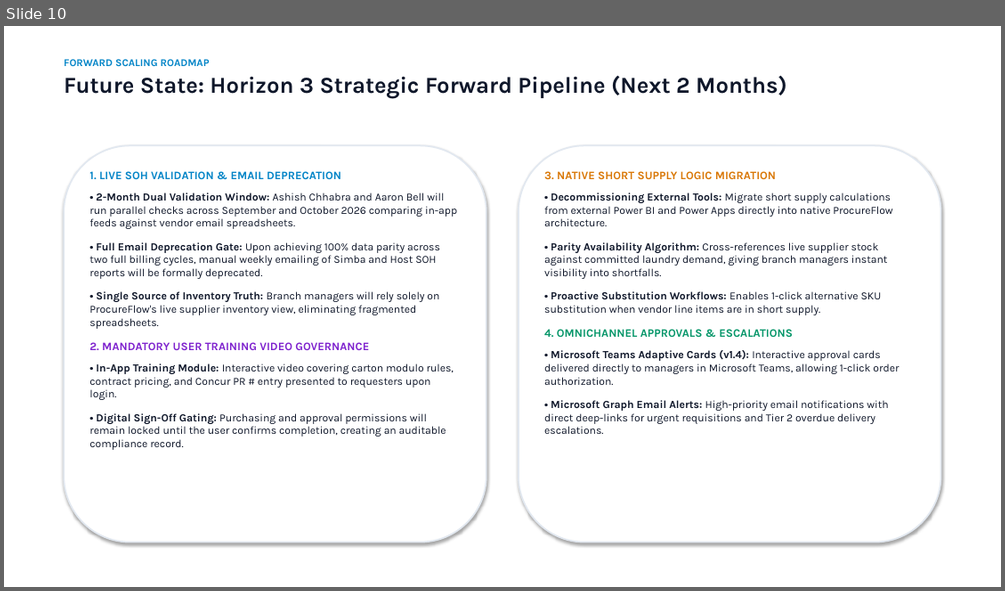
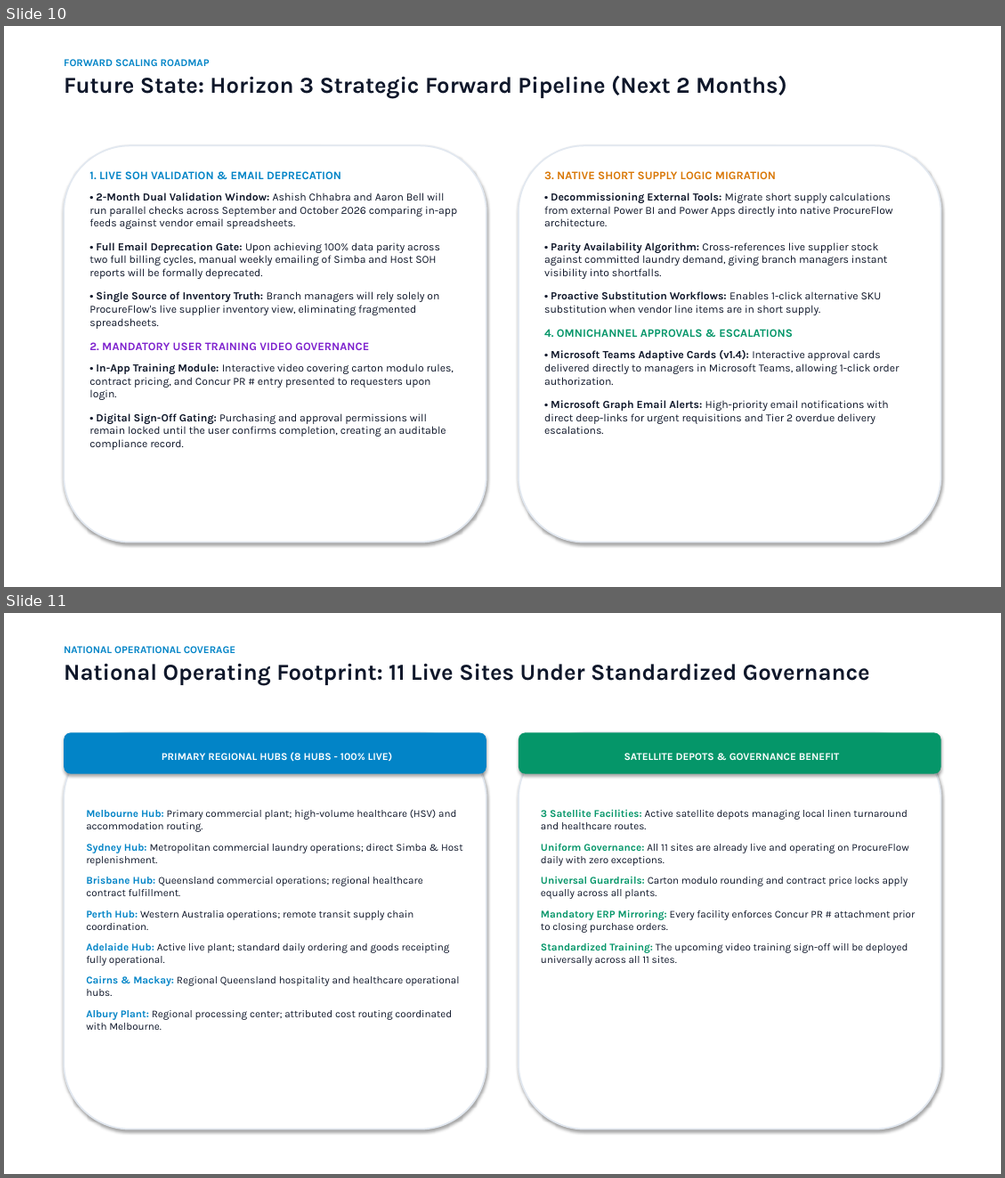
Before and after one commit to SPLGit-Project/ProcureFlow-App, a slide deck: docs/ProcureFlow_Executive_Roadmap.pptx. Shown one above the other, each under a label of ours: slide 10 before the commit, slides 10 and 11 after it. The pictures are 1005x591 and 1005x1178 pixels, drawn with LibreOffice and Linux fonts; fonts in the diff are those of the drawing. Boxes give left, top, right and bottom in pixels: in the first picture for what was removed or moved away, otherwise in the second. Text is boxed around its words. In the diff, an @@ line names an element or a change of style, - is before the commit and + after.

Commit message:
docs: remove workshop schedule and Adelaide rollout references, confirming all 11 facilities operating live under uniform governance

```diff
--- a/docs/ProcureFlow_Executive_Roadmap.pptx
+++ b/docs/ProcureFlow_Executive_Roadmap.pptx
@@ slide 11 added at [4, 613, 1001, 1174], background #FFFFFF @@
@@ text added at [64, 646, 870, 685], 22 pt, text #0F172A, bold @@
+NATIONAL OPERATIONAL COVERAGE
+National Operating Footprint: 11 Live Sites Under Standardized Governance
@@ rounded rectangle added at [64, 732, 486, 1129], fill #FFFFFF, outline #E2E8F0 1.5 pt @@
@@ rounded rectangle added at [64, 732, 486, 774], fill #0284C7, 10 pt, text #FFFFFF, bold @@
+PRIMARY REGIONAL HUBS (8 HUBS - 100% LIVE)
@@ rounded rectangle added at [518, 732, 941, 1129], fill #FFFFFF, outline #E2E8F0 1.5 pt @@
@@ rounded rectangle added at [518, 732, 941, 774], fill #059669, 10 pt, text #FFFFFF, bold @@
+SATELLITE DEPOTS & GOVERNANCE BENEFIT
@@ text added at [86, 809, 463, 1030], 10 pt, text #0F172A @@
+Melbourne Hub: Primary commercial plant; high-volume healthcare (HSV) and accommodation routing.
+Sydney Hub: Metropolitan commercial laundry operations; direct Simba & Host replenishment.
+Brisbane Hub: Queensland commercial operations; regional healthcare contract fulfillment.
+Perth Hub: Western Australia operations; remote transit supply chain coordination.
+Adelaide Hub: Active live plant; standard daily ordering and goods receipting fully operational.
+Cairns & Mackay: Regional Queensland hospitality and healthcare operational hubs.
+Albury Plant: Regional processing center; attributed cost routing coordinated with Melbourne.
@@ text added at [541, 809, 914, 965], 10 pt, text #0F172A @@
+3 Satellite Facilities: Active satellite depots managing local linen turnaround and healthcare routes.
+Uniform Governance: All 11 sites are already live and operating on ProcureFlow daily with zero exceptions.
+Universal Guardrails: Carton modulo rounding and contract price locks apply equally across all plants.
+Mandatory ERP Mirroring: Every facility enforces Concur PR # attachment prior to closing purchase orders.
+Standardized Training: The upcoming video training sign-off will be deployed universally across all 11 sites.
```
Also in this commit, not shown: 5 slides changed, 1 slide removed, 2 other files.
